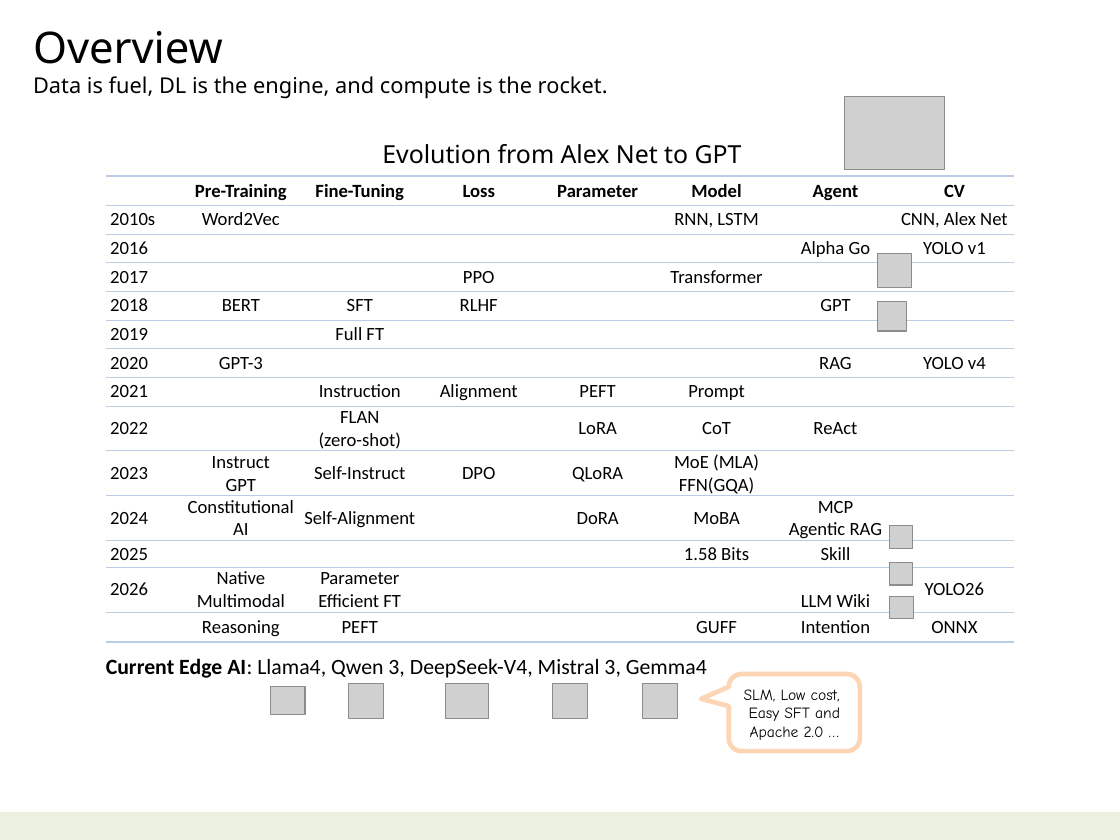
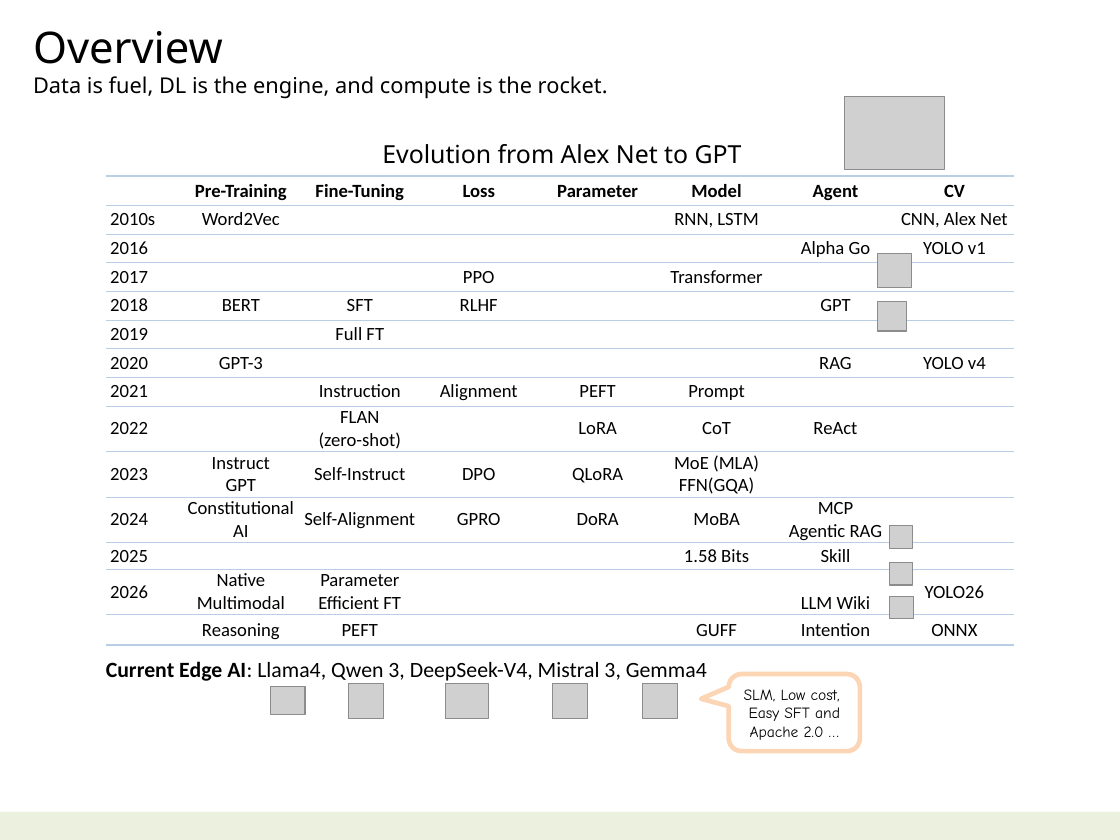
Before and after one commit to navibator/crazy-ai, a slide deck: slide 4 of ai.pptx. Drawn at 1120x840 pixels with LibreOffice and Linux fonts; fonts in the diff are those of the drawing; grey boxes stand for pictures. Boxes give left, top, right and bottom in pixels: in the first picture for what was removed or moved away, otherwise in the second. Text is boxed around its words. In the diff, an @@ line names an element or a change of style, - is before the commit and + after.

```diff
--- a/ai.pptx
+++ b/ai.pptx
@@ table at [105,131,1012,688] @@
-row 12, column 4: 
+row 12, column 4: GPRO
```
Also in this commit, not shown: 4 other slides changed, 6 slides added, 3 slides removed.
